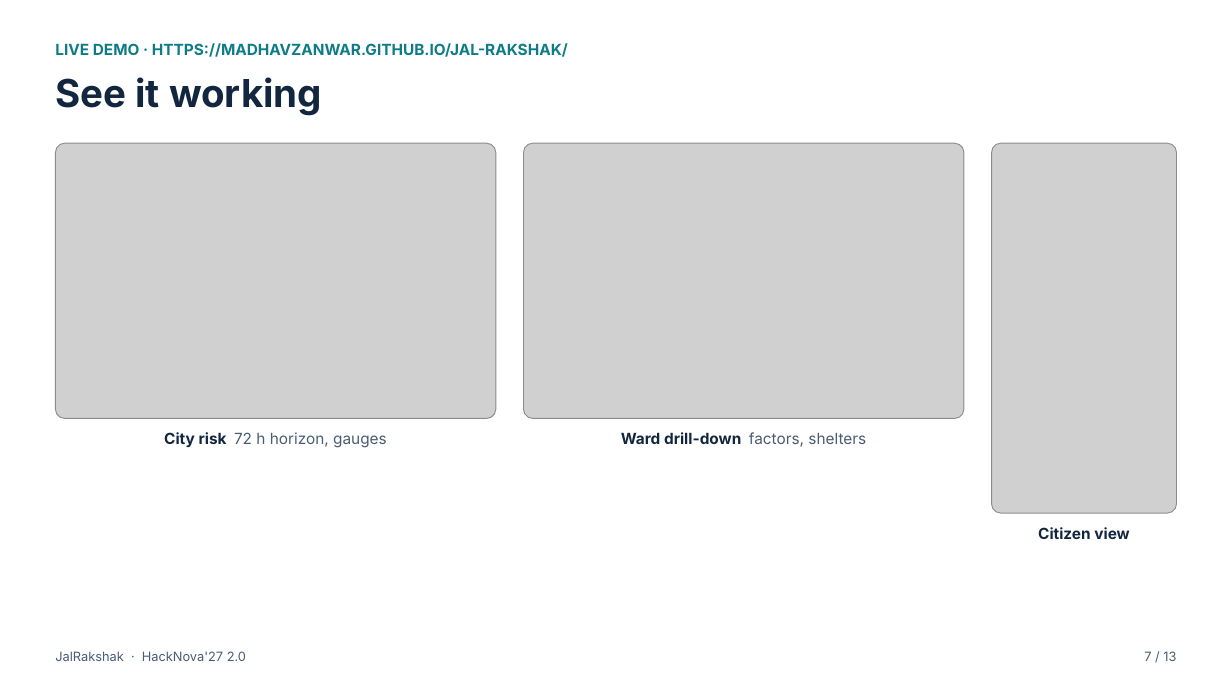
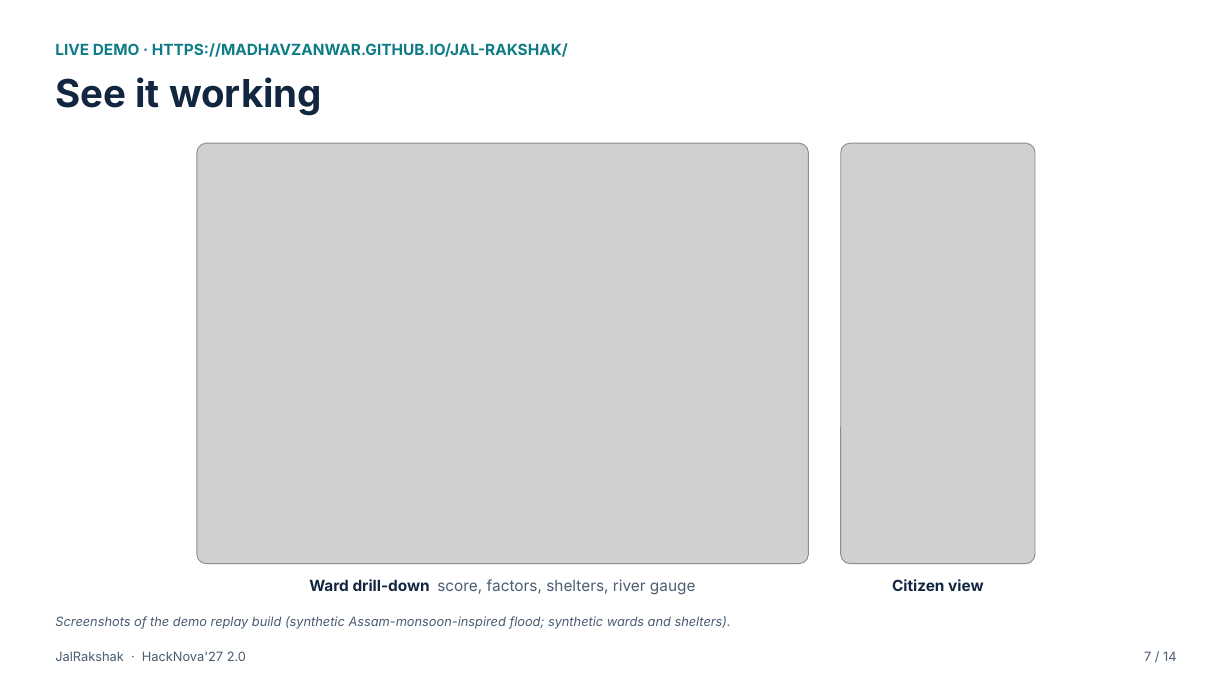
Before and after one commit to madhavzanwar/Jal-rakshak, a slide deck: slide 7 of submission/hacknova-2.0/JalRakshak_HackNova2.pptx. Drawn at 1232x693 pixels with LibreOffice and Linux fonts; fonts in the diff are those of the drawing; grey boxes stand for pictures. Boxes give left, top, right and bottom in pixels: in the first picture for what was removed or moved away, otherwise in the second. Text is boxed around its words. In the diff, an @@ line names an element or a change of style, - is before the commit and + after.

```diff
--- a/submission/hacknova-2.0/JalRakshak_HackNova2.pptx
+++ b/submission/hacknova-2.0/JalRakshak_HackNova2.pptx
@@ picture removed at bbox=[55, 143, 496, 419] @@
@@ picture added at bbox=[197, 143, 809, 564] @@
@@ picture removed at bbox=[524, 143, 965, 419] @@
@@ picture added at bbox=[841, 143, 1035, 564] @@
@@ picture removed at bbox=[992, 143, 1177, 513] @@
@@ text removed at bbox=[164, 432, 387, 448] @@
-City risk 72 h horizon, gauges
@@ text at bbox=[309, 579, 696, 595]: text changed @@
-Ward drill-down factors, shelters
+Ward drill-down score, factors, shelters, river gauge
@@ text "Citizen view": place and size @@
-text "Citizen view" at bbox=[1038, 527, 1129, 539]
+text "Citizen view" at bbox=[892, 579, 983, 591]
@@ text added at bbox=[55, 616, 731, 629], 10 pt, text #4A5D73, italic @@
+Screenshots of the demo replay build (synthetic Assam-monsoon-inspired flood; synthetic wards and shelters).
@@ text at bbox=[1144, 651, 1176, 661]: text changed @@
-7 / 13
+7 / 14
```
Also in this commit, not shown: 12 other slides changed, 1 slide added, 17 other files.
